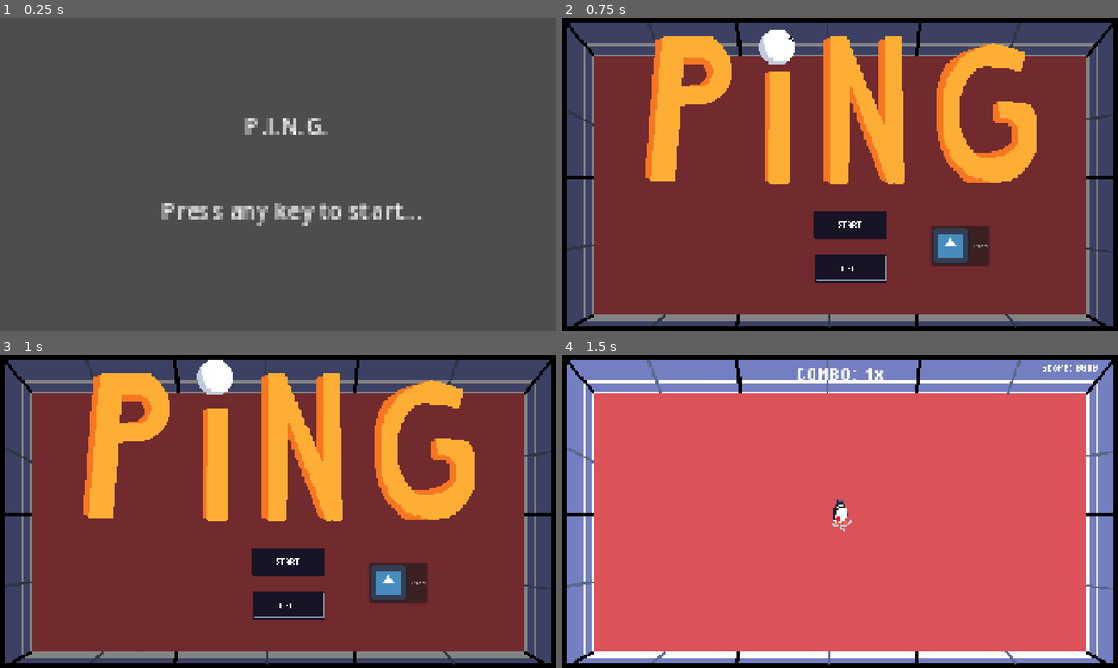
Above: before the commit, frames 1-4 (two rows, left to right).
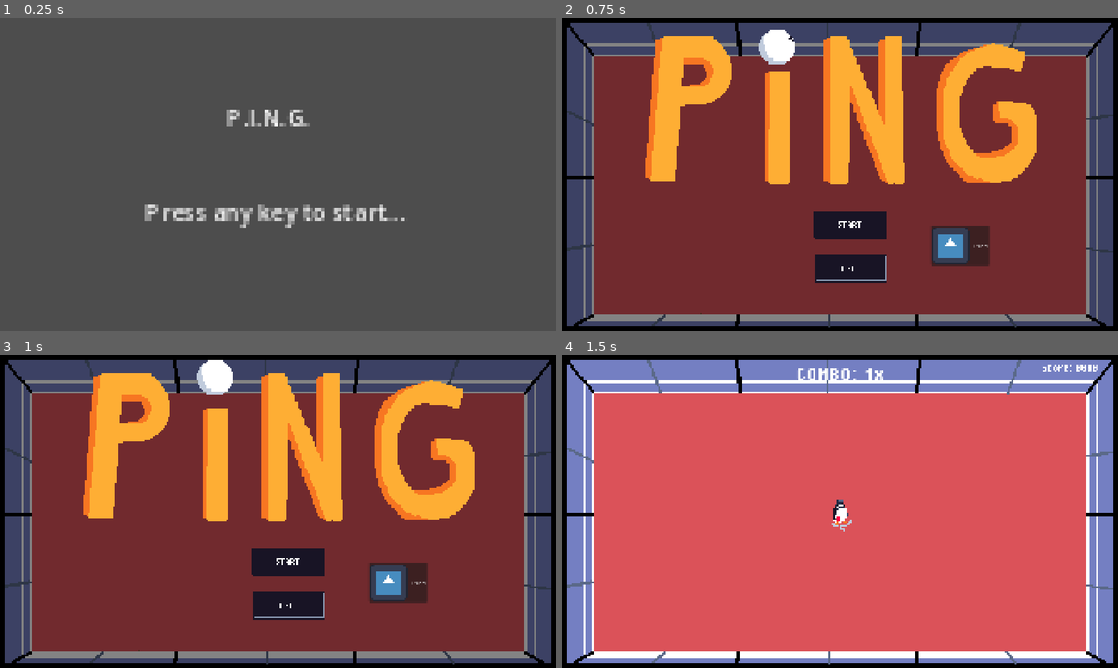
Above: after the commit, the same moments.

Repository: NicholasNg380/PING
Game: Godot game, scene res://scenes/mainScenes/start_screen.tscn
Two runs of this game, one before a commit and one after it. Both use one fixed random seed, a clock stepped at 60 frames per second and the inputs below. The engine's default icon, where the game draws it, is replaced by a stand-in: a white triangle on a blue panel in a dark square.
Inputs (mouse positions are in pixels of both pictures, inside the frame that each line leads up to):
- Up to frame 1 (0.25 s): no input
- Up to frame 2 (0.75 s): tap Enter at 0.5 s; move the mouse to (962, 158) at 0.52 s; hold D (right) from 0.53 s (still down); tap Space (hit) at 0.6 s
- Up to frame 3 (1 s): keep holding D (right)
- Up to frame 4 (1.5 s): release D (right) at 1.25 s; click (851, 561) at 1.25 s

The runs differ from the first frame. In frame 1, 2.5% of the frame differs, in the area x 26-76%, y 29-68%; in frame 2, nothing differs; in frame 3, nothing differs; in frame 4, nothing differs.

Commit message:
Start Screen
Centered the start screen to look more appealing

Diff:
--- a/scenes/mainScenes/start_screen.tscn
+++ b/scenes/mainScenes/start_screen.tscn
@@ -8,18 +8,20 @@
 [node name="Logo" type="Sprite2D" parent="." unique_id=948999381]
 
 [node name="LogoStandin" type="Label" parent="." unique_id=1524730888]
-offset_left = 846.99994
-offset_top = 313.0
-offset_right = 903.99994
-offset_bottom = 336.0
+offset_left = 860.0
+offset_top = 350.0
+offset_right = 917.0
+offset_bottom = 373.0
 scale = Vector2(5, 5)
+pivot_offset = Vector2(19, 16.5)
 text = "P.I.N.G."
 
 [node name="AnyKeyToPlay" type="Label" parent="." unique_id=26920320]
-offset_left = 556.0
-offset_top = 604.0
-offset_right = 736.0
-offset_bottom = 627.0
+offset_left = 860.0
+offset_top = 675.0
+offset_right = 1040.0
+offset_bottom = 698.0
 scale = Vector2(5, 5)
+pivot_offset = Vector2(90, 16.5)
 text = "Press any key to start..."
 horizontal_alignment = 1
